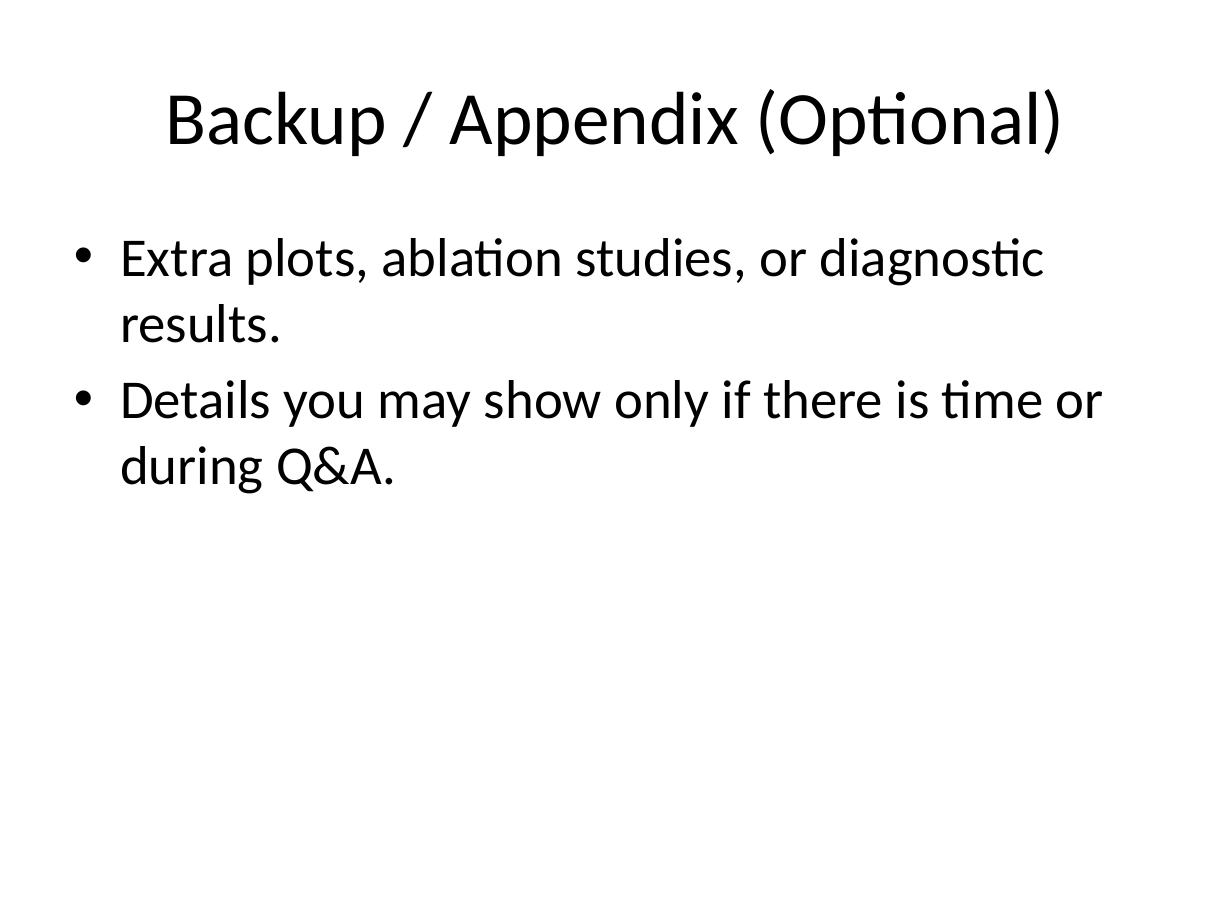
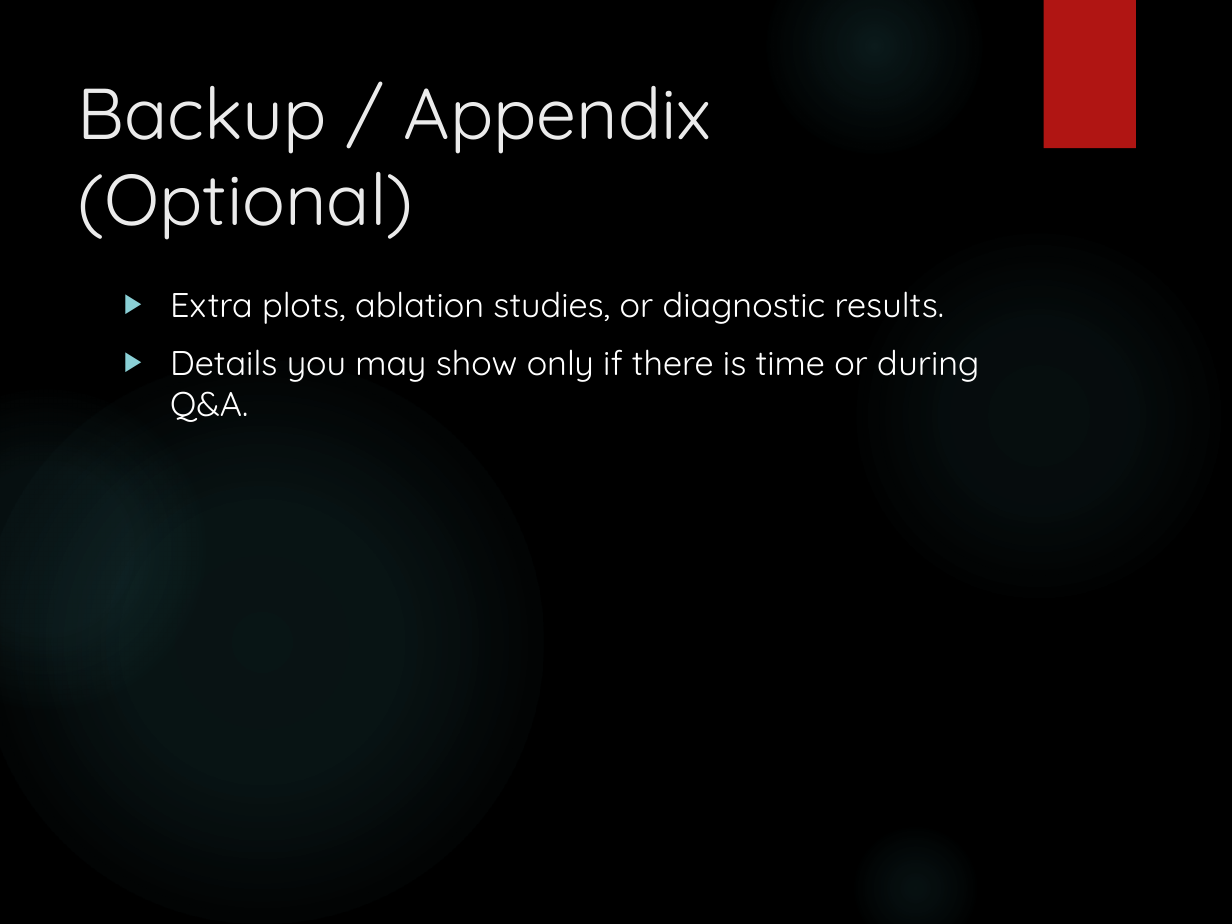
Before and after one commit to OwenHHHH/STAT_362_Final_Project, a slide deck: slide 17 of final_project_presentation.pptx (slide 15 before the commit). Drawn at 1232x924 pixels with LibreOffice and Linux fonts; fonts in the diff are those of the drawing; background and template pictures are left out. Boxes give left, top, right and bottom in pixels: in the first picture for what was removed or moved away, otherwise in the second. Text is boxed around its words. In the diff, an @@ line names an element or a change of style, - is before the commit and + after.

```diff
--- a/final_project_presentation.pptx
+++ b/final_project_presentation.pptx
@@ background #FFFFFF to picture (left out) @@
@@ ellipse added at box(766, 0, 982, 154), fill gradient #50B9C1 @@
@@ rectangle added at box(1044, 0, 1136, 148), fill #B01513 @@
@@ title "Backup / Appendix (Optional)": place and size @@
-title "Backup / Appendix (Optional)" at box(166, 89, 1065, 156)
+title "Backup / Appendix (Optional)" at box(78, 86, 712, 240)
@@ title "Backup / Appendix (Optional)" at box(78, 86, 712, 240): size 44 to 42 pt, font Calibri to Quicksand, text colour #000000 to #EBEBEB; alignment centre to left; vertical alignment middle to top @@
@@ ellipse added at box(849, 225, 1228, 605), fill gradient #50B9C1 @@
@@ text "Extra plots, ablation studies, or ...": place and size @@
-text "Extra plots, ablation studies, or ..." at box(120, 238, 1104, 494)
+text "Extra plots, ablation studies, or ..." at box(170, 291, 979, 422)
@@ text "Extra plots, ablation studies, or ..." at box(170, 291, 979, 422): size 32 to 20 pt, font Calibri to Quicksand, text colour #000000 to #FFFFFF; bullet • to ▶; more space between paragraphs @@
@@ ellipse added at box(0, 360, 543, 924), fill gradient #50B9C1 @@
@@ ellipse added at box(0, 391, 205, 708), fill gradient #50B9C1 @@
@@ ellipse added at box(849, 822, 982, 924), fill gradient #50B9C1 @@
```
Also in this commit, not shown: 16 slides added, 14 slides removed, 4 other files.
